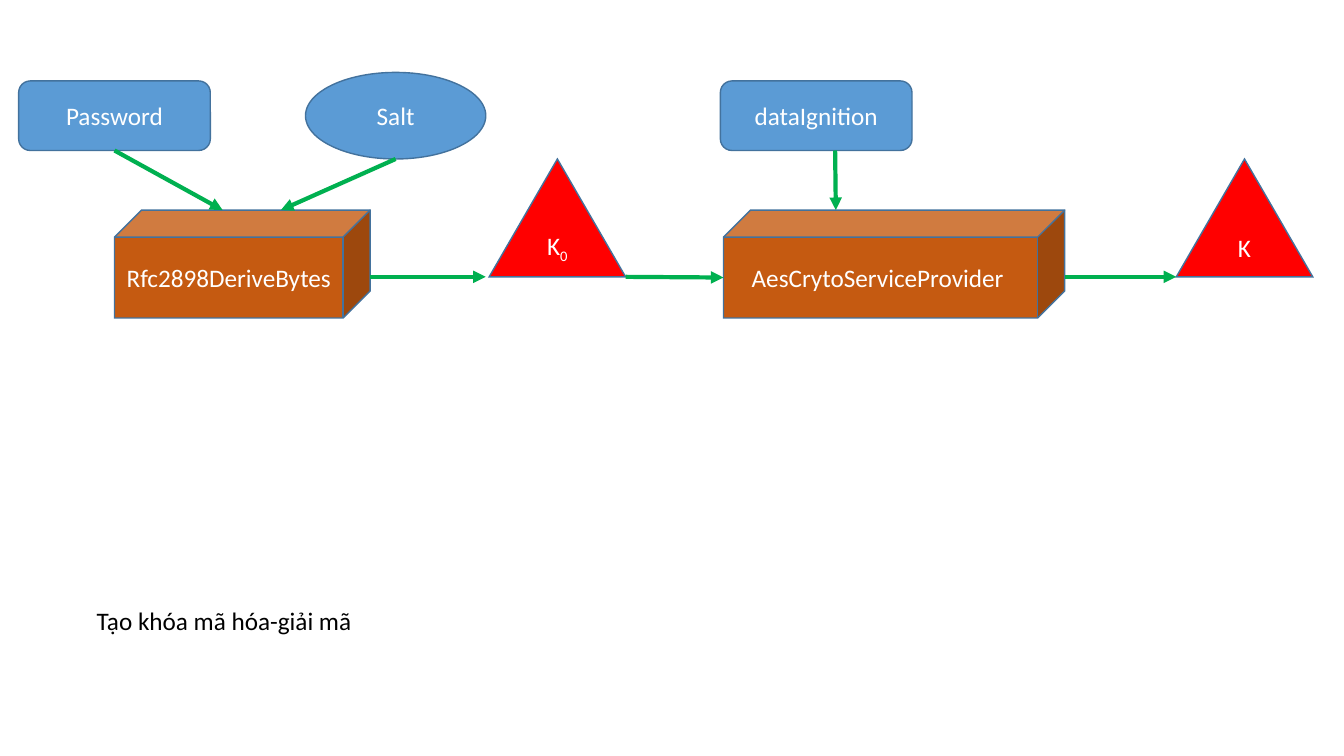
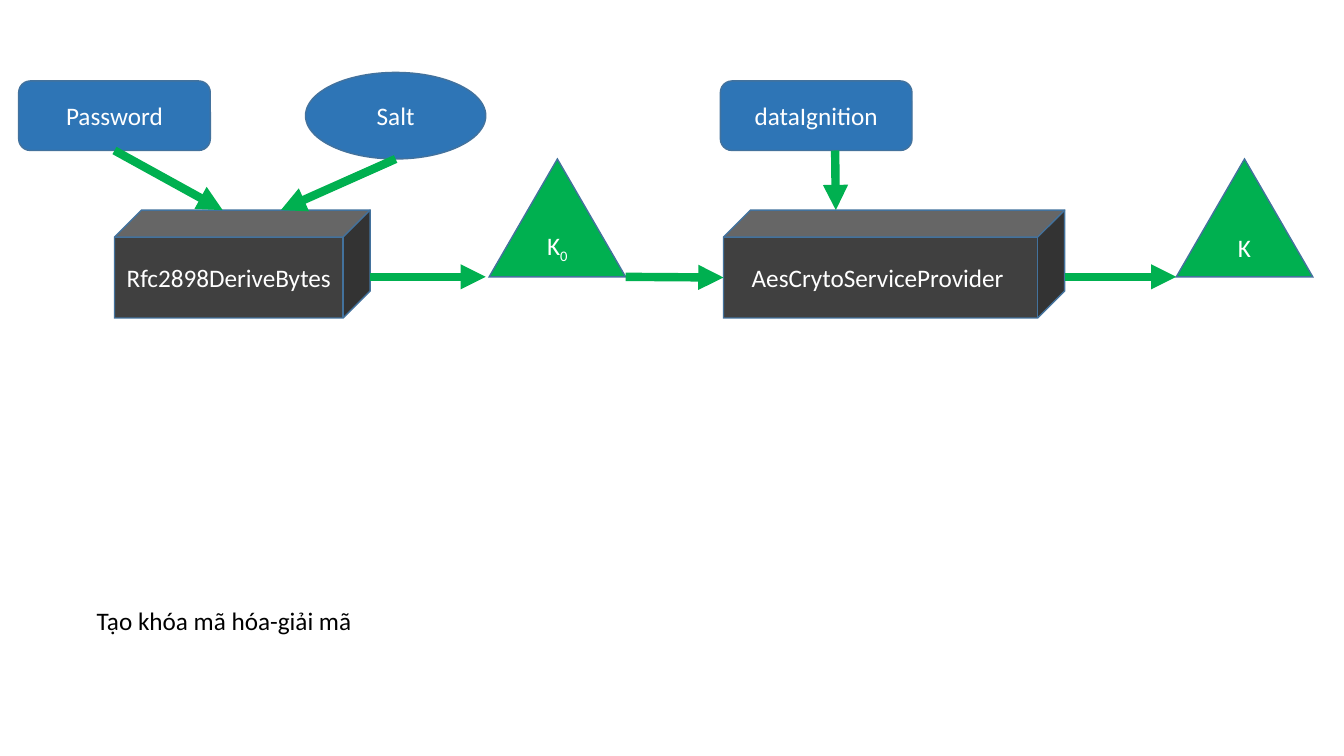
Before and after one commit to dotrungduchd/LUANVAN, a slide deck: slide 5 of Document/SODO.pptx. Drawn at 1344x756 pixels with LibreOffice and Linux fonts; fonts in the diff are those of the drawing. Boxes give left, top, right and bottom in pixels: in the first picture for what was removed or moved away, otherwise in the second. Text is boxed around its words. In the diff, an @@ line names an element or a change of style, - is before the commit and + after.

```diff
--- a/Document/SODO.pptx
+++ b/Document/SODO.pptx
@@ fill #5B9BD5 to #2E75B6 in 3 elements at bbox=[19, 81, 211, 150], bbox=[306, 73, 486, 159], bbox=[721, 81, 912, 150] @@
@@ arrow (115, 150) - (223, 210): stroke #00B050 3 pt to #00B050 6 pt @@
@@ arrow (395, 159) - (281, 210): stroke #00B050 3 pt to #00B050 6 pt @@
@@ triangle "K0" at bbox=[489, 159, 625, 277]: fill #FF0000 to #00B050 @@
@@ arrow (836, 150) - (836, 210): stroke #00B050 3 pt to #00B050 6 pt @@
@@ triangle "K" at bbox=[1177, 159, 1313, 277]: fill #FF0000 to #00B050 @@
@@ cube "Rfc2898DeriveBytes" at bbox=[115, 210, 371, 318]: fill #C55A11 to #404040 @@
@@ cube "AesCrytoServiceProvider" at bbox=[724, 210, 1065, 318]: fill #C55A11 to #404040 @@
@@ arrow (370, 277) - (486, 277): stroke #00B050 3 pt to #00B050 6 pt @@
@@ arrow (626, 277) - (724, 277): stroke #00B050 3 pt to #00B050 6 pt @@
@@ arrow (1065, 277) - (1177, 277): stroke #00B050 3 pt to #00B050 6 pt @@
```
Also in this commit, not shown: 4 other slides changed, 1 slide added, 3 other files.
